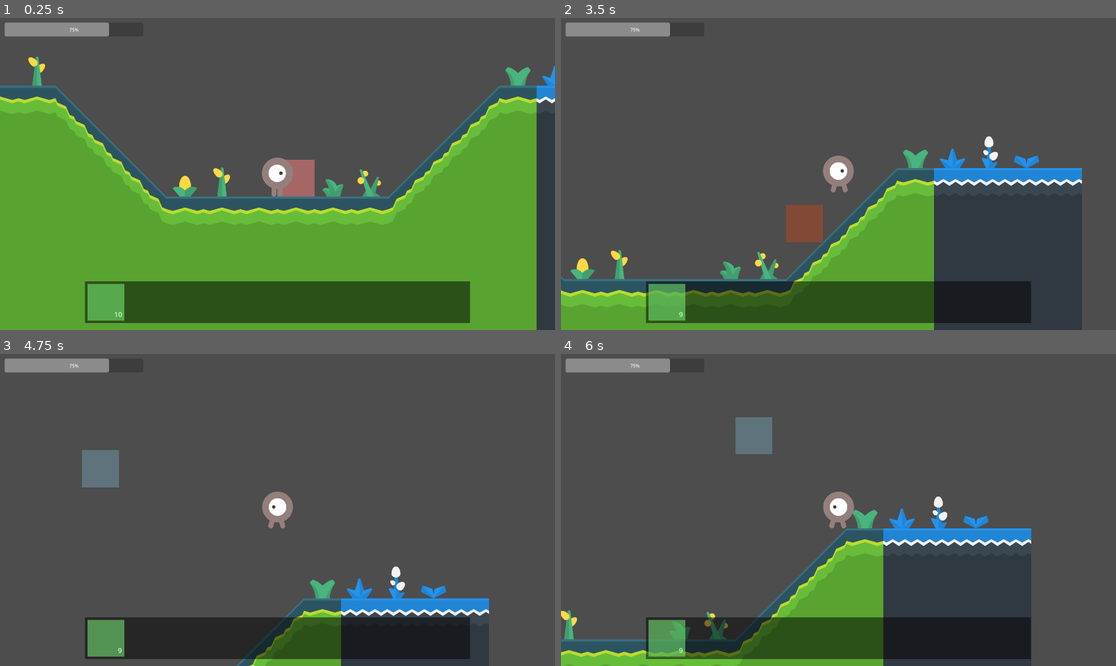
Above: before the commit, frames 1-4 (two rows, left to right).
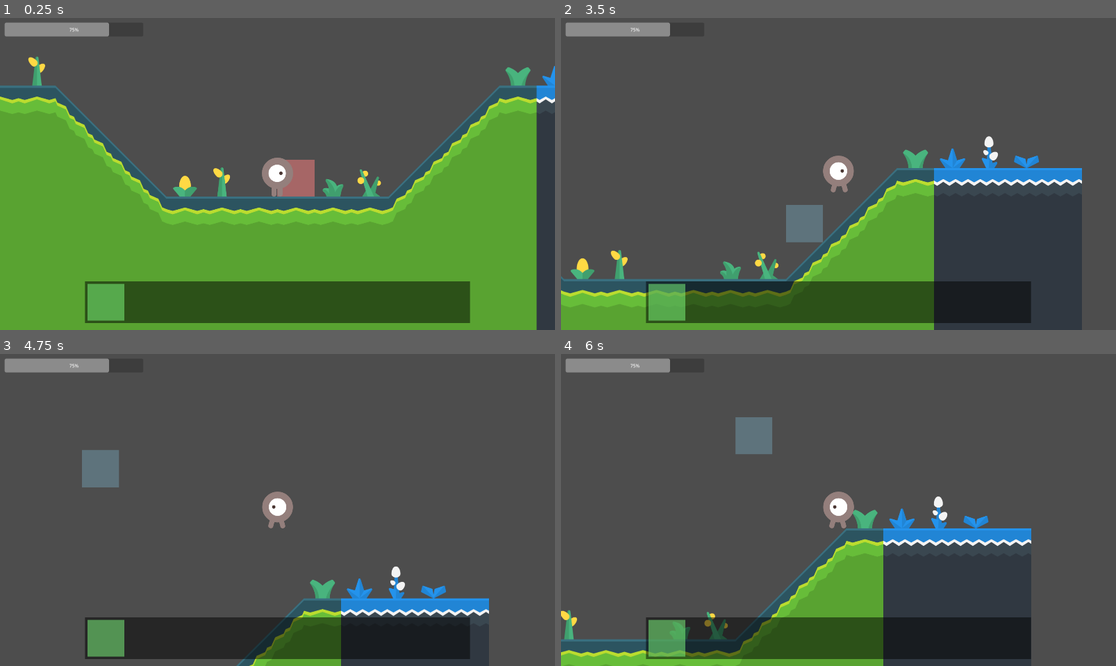
Above: after the commit, the same moments.

Repository: ichi-pg/godot-craft
Game: Godot game, scene res://main/main.tscn
Same seed, same stepped clock (60 frames per second), same inputs: the game is played once before the commit and once after it. The engine's default icon, where the game draws it, is replaced by a stand-in: a white triangle on a blue panel in a dark square.
Inputs (mouse positions are in pixels of both pictures, inside the frame that each line leads up to):
- Up to frame 1 (0.25 s): no input
- Up to frame 2 (3.5 s): tap Enter at 0.5 s; move the mouse to (960, 158) at 0.52 s; press the mouse at (960, 158) at 0.53 s; hold D (move_right) 0.53-2.03 s; tap Space (battle_jump) at 0.77, 1.52, 3.02 s; move the mouse to (727, 189) at 1.27 s; release the mouse at (727, 189) at 1.28 s; tap Shift (battle_dodge) at 1.35 s; move the mouse to (894, 105) at 2.02 s; hold A (move_left) 2.03-2.78 s; right-click (894, 105) at 2.1 s; move the mouse to (810, 236) at 2.77 s; hold D (move_right) from 2.78 s (still down); tap Q (battle_heal) at 2.85 s
- Up to frame 3 (4.75 s): move the mouse to (444, 556) at 3.52 s; hold Mouse wheel down (hotbar_down) 3.53-4.28 s; tap Space (battle_jump) at 3.77, 4.52 s; move the mouse to (111, 463) at 4.27 s; release D (move_right) at 4.28 s; hold A (move_left) from 4.28 s (still down); tap Mouse wheel up (hotbar_up) at 4.35 s
- Up to frame 4 (6 s): move the mouse to (866, 510) at 5.02 s; release A (move_left) at 5.03 s; press the mouse at (866, 510) at 5.03 s; hold D (move_right) 5.03-5.78 s; move the mouse to (755, 432) at 5.77 s; release the mouse at (755, 432) at 5.78 s; hold A (move_left) from 5.78 s (still down); tap Shift (battle_dodge) at 5.85 s

The runs differ from the first frame. In frame 1, less than 0.1% of the frame differs, in the area x 20-23%, y 94-96%; in frame 2, 0.8%, in the area x 21-48%, y 59-96%; in frame 3, less than 0.1%; in frame 4, less than 0.1%.

Commit message:
Make index const

Diff:
--- a/item/hotbar.gd
+++ b/item/hotbar.gd
@@ -17,8 +17,6 @@
 		var item = Item.instantiate()
 		item.init(Common.ItemCategory.NULL, 0, 0)
 		container.add_child(item)
-	# TODO remove test item
-	_on_player_picked_up(Common.ItemCategory.TILE, 101, 10)
 	select_item(0)
 
 
